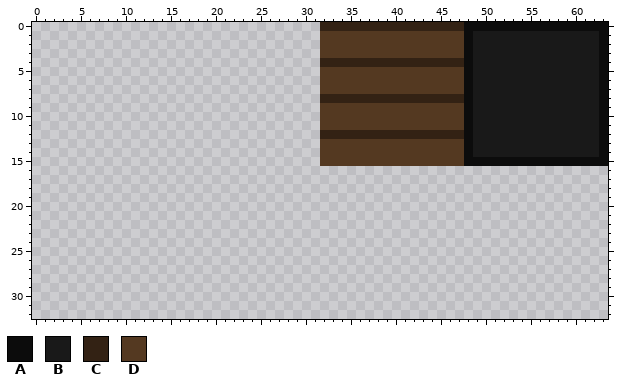
One commit to this pixel-art sprite: sprites/sBuildings/layers/d8e431d4-53ec-4232-8372-5de59f461e51/bb45a0b7-5413-4f7c-b1a5-7300e0450f39.png. Above is the file before it was changed.
The file is 64x64 pixels. Shown: x 0..63, y 0..32.
Palette (. is transparent): A #0c0c0c  B #191919  C #332214  D #543921
Pixels before, first column x 32:
 0 CCCCCCCCCCCCCCCCAAAAAAAAAAAAAAAA
 1 DDDDDDDDDDDDDDDDABBBBBBBBBBBBBBA
 2 DDDDDDDDDDDDDDDDABBBBBBBBBBBBBBA
 3 DDDDDDDDDDDDDDDDABBBBBBBBBBBBBBA
 4 CCCCCCCCCCCCCCCCABBBBBBBBBBBBBBA
 5 DDDDDDDDDDDDDDDDABBBBBBBBBBBBBBA
 6 DDDDDDDDDDDDDDDDABBBBBBBBBBBBBBA
 7 DDDDDDDDDDDDDDDDABBBBBBBBBBBBBBA
 8 CCCCCCCCCCCCCCCCABBBBBBBBBBBBBBA
 9 DDDDDDDDDDDDDDDDABBBBBBBBBBBBBBA
10 DDDDDDDDDDDDDDDDABBBBBBBBBBBBBBA
11 DDDDDDDDDDDDDDDDABBBBBBBBBBBBBBA
12 CCCCCCCCCCCCCCCCABBBBBBBBBBBBBBA
13 DDDDDDDDDDDDDDDDABBBBBBBBBBBBBBA
14 DDDDDDDDDDDDDDDDABBBBBBBBBBBBBBA
15 DDDDDDDDDDDDDDDDAAAAAAAAAAAAAAAA
The result:
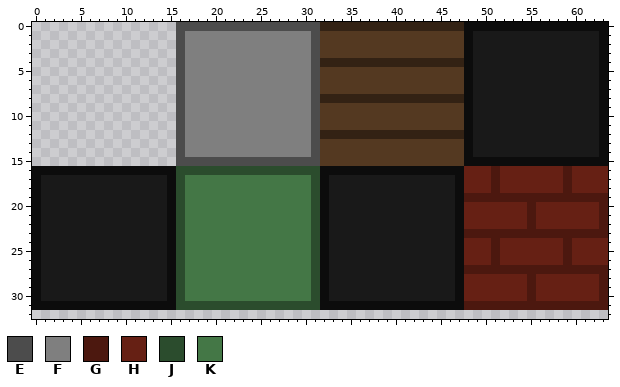
Colours new in this view: E #4c4c4c  F #7f7f7f  G #4c180f  H #662014  J #2b4c2d  K #447746
Diff:
{"y":0,"x":16,"old":"................","new":"EEEEEEEEEEEEEEEE"}
{"y":1,"x":16,"old":"................","new":"EFFFFFFFFFFFFFFE"}
{"y":2,"x":16,"old":"................","new":"EFFFFFFFFFFFFFFE"}
{"y":3,"x":16,"old":"................","new":"EFFFFFFFFFFFFFFE"}
{"y":4,"x":16,"old":"................","new":"EFFFFFFFFFFFFFFE"}
{"y":5,"x":16,"old":"................","new":"EFFFFFFFFFFFFFFE"}
{"y":6,"x":16,"old":"................","new":"EFFFFFFFFFFFFFFE"}
{"y":7,"x":16,"old":"................","new":"EFFFFFFFFFFFFFFE"}
{"y":8,"x":16,"old":"................","new":"EFFFFFFFFFFFFFFE"}
{"y":9,"x":16,"old":"................","new":"EFFFFFFFFFFFFFFE"}
{"y":10,"x":16,"old":"................","new":"EFFFFFFFFFFFFFFE"}
{"y":11,"x":16,"old":"................","new":"EFFFFFFFFFFFFFFE"}
{"y":12,"x":16,"old":"................","new":"EFFFFFFFFFFFFFFE"}
{"y":13,"x":16,"old":"................","new":"EFFFFFFFFFFFFFFE"}
{"y":14,"x":16,"old":"................","new":"EFFFFFFFFFFFFFFE"}
{"y":15,"x":16,"old":"................","new":"EEEEEEEEEEEEEEEE"}
{"y":16,"x":0,"old":"................................................................","new":"AAAAAAAAAAAAAAAAJJJJJJJJJJJJJJJJAAAAAAAAAAAAAAAAHHHGHHHHHHHGHHHH"}
{"y":17,"x":0,"old":"................................................................","new":"ABBBBBBBBBBBBBBAJKKKKKKKKKKKKKKJABBBBBBBBBBBBBBAHHHGHHHHHHHGHHHH"}
{"y":18,"x":0,"old":"................................................................","new":"ABBBBBBBBBBBBBBAJKKKKKKKKKKKKKKJABBBBBBBBBBBBBBAHHHGHHHHHHHGHHHH"}
{"y":19,"x":0,"old":"................................................................","new":"ABBBBBBBBBBBBBBAJKKKKKKKKKKKKKKJABBBBBBBBBBBBBBAGGGGGGGGGGGGGGGG"}
{"y":20,"x":0,"old":"................................................................","new":"ABBBBBBBBBBBBBBAJKKKKKKKKKKKKKKJABBBBBBBBBBBBBBAHHHHHHHGHHHHHHHG"}
{"y":21,"x":0,"old":"................................................................","new":"ABBBBBBBBBBBBBBAJKKKKKKKKKKKKKKJABBBBBBBBBBBBBBAHHHHHHHGHHHHHHHG"}
{"y":22,"x":0,"old":"................................................................","new":"ABBBBBBBBBBBBBBAJKKKKKKKKKKKKKKJABBBBBBBBBBBBBBAHHHHHHHGHHHHHHHG"}
{"y":23,"x":0,"old":"................................................................","new":"ABBBBBBBBBBBBBBAJKKKKKKKKKKKKKKJABBBBBBBBBBBBBBAGGGGGGGGGGGGGGGG"}
{"y":24,"x":0,"old":"................................................................","new":"ABBBBBBBBBBBBBBAJKKKKKKKKKKKKKKJABBBBBBBBBBBBBBAHHHGHHHHHHHGHHHH"}
{"y":25,"x":0,"old":"................................................................","new":"ABBBBBBBBBBBBBBAJKKKKKKKKKKKKKKJABBBBBBBBBBBBBBAHHHGHHHHHHHGHHHH"}
{"y":26,"x":0,"old":"................................................................","new":"ABBBBBBBBBBBBBBAJKKKKKKKKKKKKKKJABBBBBBBBBBBBBBAHHHGHHHHHHHGHHHH"}
{"y":27,"x":0,"old":"................................................................","new":"ABBBBBBBBBBBBBBAJKKKKKKKKKKKKKKJABBBBBBBBBBBBBBAGGGGGGGGGGGGGGGG"}
{"y":28,"x":0,"old":"................................................................","new":"ABBBBBBBBBBBBBBAJKKKKKKKKKKKKKKJABBBBBBBBBBBBBBAHHHHHHHGHHHHHHHG"}
{"y":29,"x":0,"old":"................................................................","new":"ABBBBBBBBBBBBBBAJKKKKKKKKKKKKKKJABBBBBBBBBBBBBBAHHHHHHHGHHHHHHHG"}
{"y":30,"x":0,"old":"................................................................","new":"ABBBBBBBBBBBBBBAJKKKKKKKKKKKKKKJABBBBBBBBBBBBBBAHHHHHHHGHHHHHHHG"}
{"y":31,"x":0,"old":"................................................................","new":"AAAAAAAAAAAAAAAAJJJJJJJJJJJJJJJJAAAAAAAAAAAAAAAAGGGGGGGGGGGGGGGG"}
